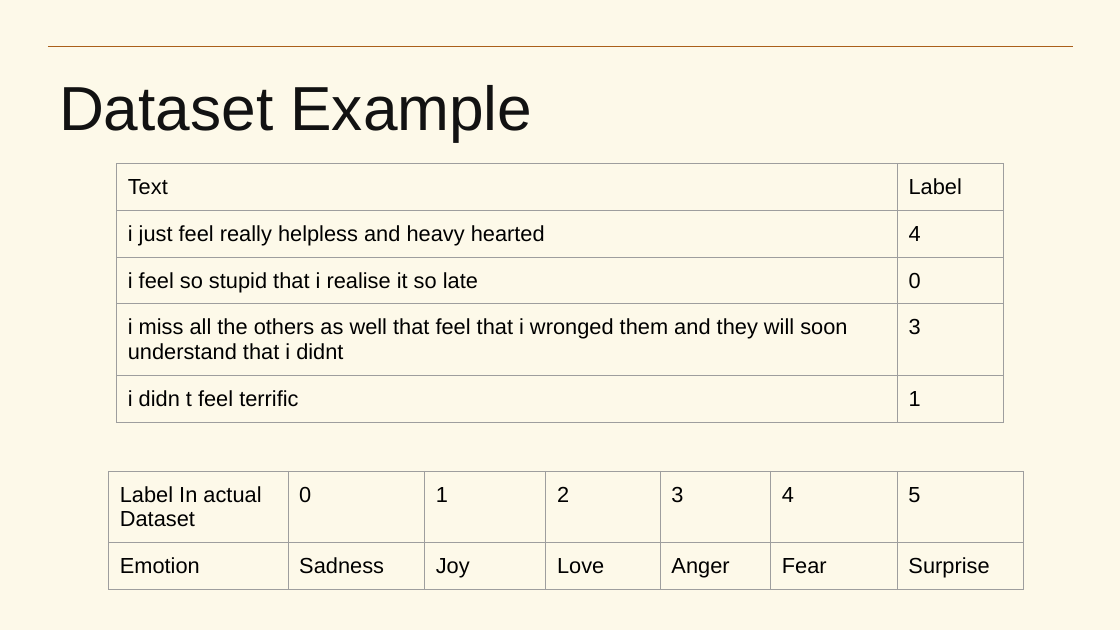
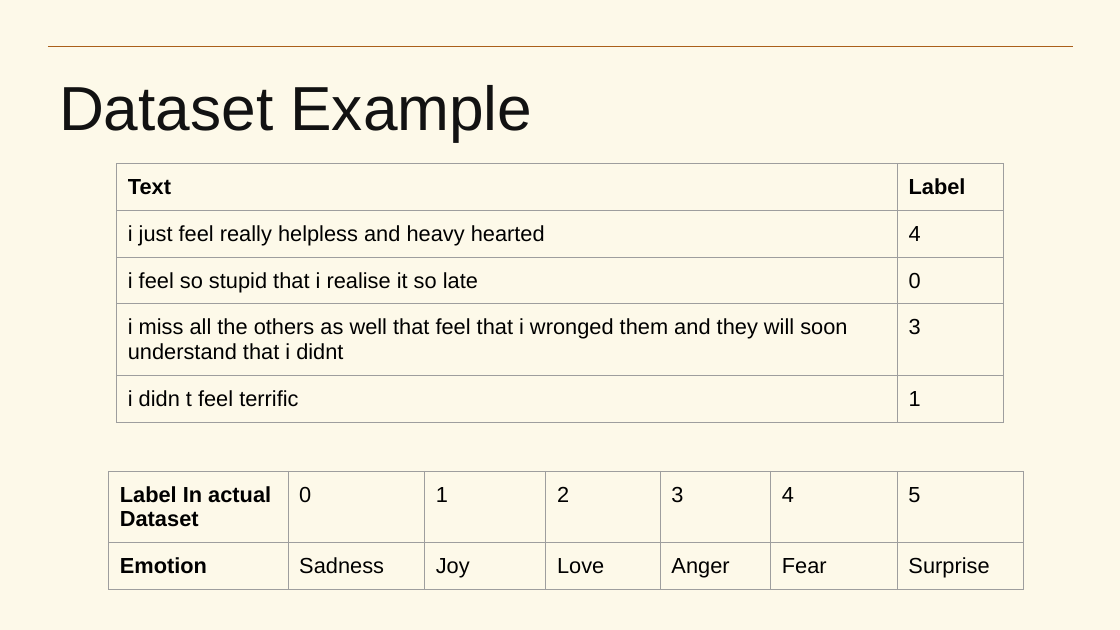
Before and after one commit to alex-litchfield/Social_Computing_CSCI-4967, a slide deck: slide 4 of hw3/HW 3 Presentation Alex Litchfield.pptx. Drawn at 1120x630 pixels with LibreOffice and Linux fonts; fonts in the diff are those of the drawing. Boxes give left, top, right and bottom in pixels: in the first picture for what was removed or moved away, otherwise in the second. Text is boxed around its words. In the diff, an @@ line names an element or a change of style, - is before the commit and + after.

```diff
--- a/hw3/HW 3 Presentation Alex Litchfield.pptx
+++ b/hw3/HW 3 Presentation Alex Litchfield.pptx
@@ table at (x1=116, y1=164, x2=1004, y2=531) @@
@@ bold on in "Text", "Label" @@
@@ table at (x1=109, y1=472, x2=1024, y2=630) @@
@@ bold on in "Label In actual Dataset", "Emotion" @@
```
Also in this commit, not shown: 2 other slides changed.
